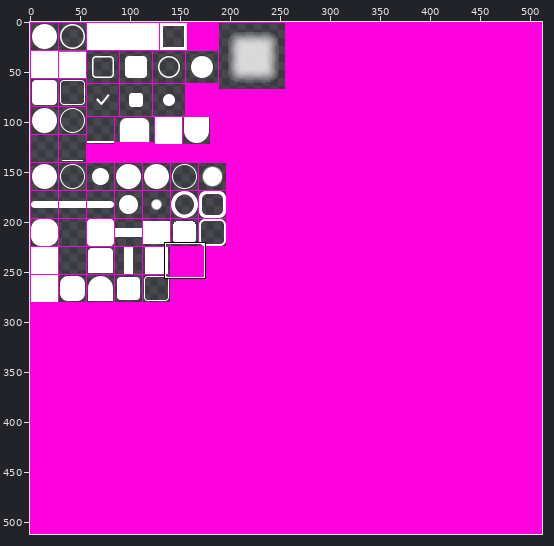
File history of a sprite sheet, bin/std/modules/gui/src/paint/theme/widgets.png. The first picture is a wide view before the edit; the outline marks the close-up.
Close-up. Before:
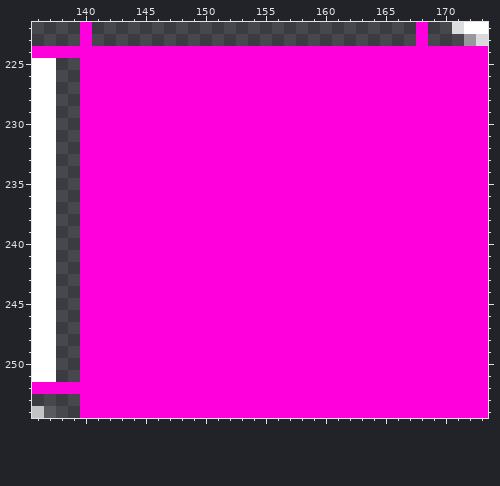
The file is 512x512 pixels. Pixels under 10% opacity are left out. Colours within 5 levels of each other are drawn and written as one. Shown: x 136..173, y 222..254.
The result:
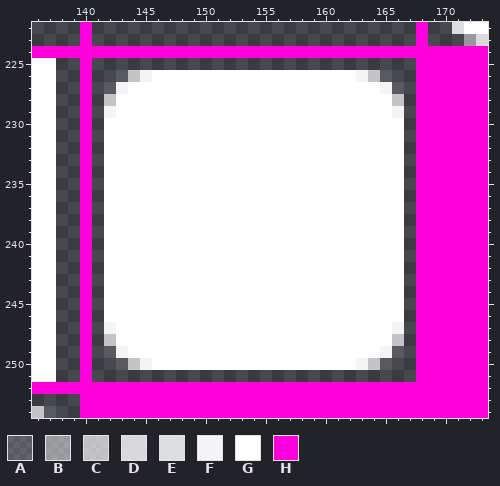
Palette (. is transparent): A #ffffff27  B #ffffff78  C #ffffffad  D #ffffffcc  E #ffffffd2  F #fffffff0  G #ffffff  H #ff00dc
Changes in this commit:
@@ x 136..173 @@
 224 HHHHHHHHHHHHHHHHHHHHHHHHHHHHHHHHHHHHHH
-225 GG..HHHHHHHHHHHHHHHHHHHHHHHHHHHHHHHHHH
-226 GG..HHHHHHHHHHHHHHHHHHHHHHHHHHHHHHHHHH
-227 GG..HHHHHHHHHHHHHHHHHHHHHHHHHHHHHHHHHH
-228 GG..HHHHHHHHHHHHHHHHHHHHHHHHHHHHHHHHHH
-229 GG..HHHHHHHHHHHHHHHHHHHHHHHHHHHHHHHHHH
-230 GG..HHHHHHHHHHHHHHHHHHHHHHHHHHHHHHHHHH
-231 GG..HHHHHHHHHHHHHHHHHHHHHHHHHHHHHHHHHH
-232 GG..HHHHHHHHHHHHHHHHHHHHHHHHHHHHHHHHHH
-233 GG..HHHHHHHHHHHHHHHHHHHHHHHHHHHHHHHHHH
-234 GG..HHHHHHHHHHHHHHHHHHHHHHHHHHHHHHHHHH
-235 GG..HHHHHHHHHHHHHHHHHHHHHHHHHHHHHHHHHH
-236 GG..HHHHHHHHHHHHHHHHHHHHHHHHHHHHHHHHHH
-237 GG..HHHHHHHHHHHHHHHHHHHHHHHHHHHHHHHHHH
-238 GG..HHHHHHHHHHHHHHHHHHHHHHHHHHHHHHHHHH
-239 GG..HHHHHHHHHHHHHHHHHHHHHHHHHHHHHHHHHH
-240 GG..HHHHHHHHHHHHHHHHHHHHHHHHHHHHHHHHHH
-241 GG..HHHHHHHHHHHHHHHHHHHHHHHHHHHHHHHHHH
-242 GG..HHHHHHHHHHHHHHHHHHHHHHHHHHHHHHHHHH
-243 GG..HHHHHHHHHHHHHHHHHHHHHHHHHHHHHHHHHH
-244 GG..HHHHHHHHHHHHHHHHHHHHHHHHHHHHHHHHHH
-245 GG..HHHHHHHHHHHHHHHHHHHHHHHHHHHHHHHHHH
-246 GG..HHHHHHHHHHHHHHHHHHHHHHHHHHHHHHHHHH
-247 GG..HHHHHHHHHHHHHHHHHHHHHHHHHHHHHHHHHH
-248 GG..HHHHHHHHHHHHHHHHHHHHHHHHHHHHHHHHHH
-249 GG..HHHHHHHHHHHHHHHHHHHHHHHHHHHHHHHHHH
-250 GG..HHHHHHHHHHHHHHHHHHHHHHHHHHHHHHHHHH
-251 GG..HHHHHHHHHHHHHHHHHHHHHHHHHHHHHHHHHH
+225 GG..H...........................HHHHHH
+226 GG..H..ACFGGGGGGGGGGGGGGGGGFCA..HHHHHH
+227 GG..H.AFGGGGGGGGGGGGGGGGGGGGGFA.HHHHHH
+228 GG..H.CGGGGGGGGGGGGGGGGGGGGGGGC.HHHHHH
+229 GG..H.FGGGGGGGGGGGGGGGGGGGGGGGF.HHHHHH
+230 GG..H.GGGGGGGGGGGGGGGGGGGGGGGGG.HHHHHH
+231 GG..H.GGGGGGGGGGGGGGGGGGGGGGGGG.HHHHHH
+232 GG..H.GGGGGGGGGGGGGGGGGGGGGGGGG.HHHHHH
+233 GG..H.GGGGGGGGGGGGGGGGGGGGGGGGG.HHHHHH
+234 GG..H.GGGGGGGGGGGGGGGGGGGGGGGGG.HHHHHH
+235 GG..H.GGGGGGGGGGGGGGGGGGGGGGGGG.HHHHHH
+236 GG..H.GGGGGGGGGGGGGGGGGGGGGGGGG.HHHHHH
+237 GG..H.GGGGGGGGGGGGGGGGGGGGGGGGG.HHHHHH
+238 GG..H.GGGGGGGGGGGGGGGGGGGGGGGGG.HHHHHH
+239 GG..H.GGGGGGGGGGGGGGGGGGGGGGGGG.HHHHHH
+240 GG..H.GGGGGGGGGGGGGGGGGGGGGGGGG.HHHHHH
+241 GG..H.GGGGGGGGGGGGGGGGGGGGGGGGG.HHHHHH
+242 GG..H.GGGGGGGGGGGGGGGGGGGGGGGGG.HHHHHH
+243 GG..H.GGGGGGGGGGGGGGGGGGGGGGGGG.HHHHHH
+244 GG..H.GGGGGGGGGGGGGGGGGGGGGGGGG.HHHHHH
+245 GG..H.GGGGGGGGGGGGGGGGGGGGGGGGG.HHHHHH
+246 GG..H.GGGGGGGGGGGGGGGGGGGGGGGGG.HHHHHH
+247 GG..H.FGGGGGGGGGGGGGGGGGGGGGGGF.HHHHHH
+248 GG..H.CGGGGGGGGGGGGGGGGGGGGGGGC.HHHHHH
+249 GG..H.AFGGGGGGGGGGGGGGGGGGGGGFA.HHHHHH
+250 GG..H..ACFGGGGGGGGGGGGGGGGGFCA..HHHHHH
+251 GG..H...........................HHHHHH
 252 HHHHHHHHHHHHHHHHHHHHHHHHHHHHHHHHHHHHHH
Pixel boxes of the changes (left, top, right, bottom) in both close-ups:
changed: (92, 58, 416, 382)
